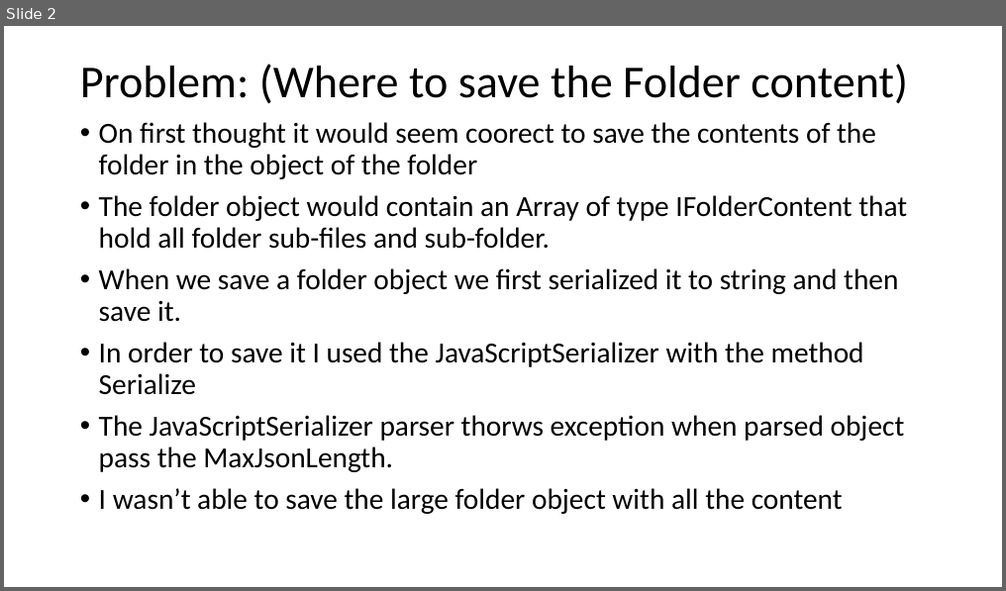
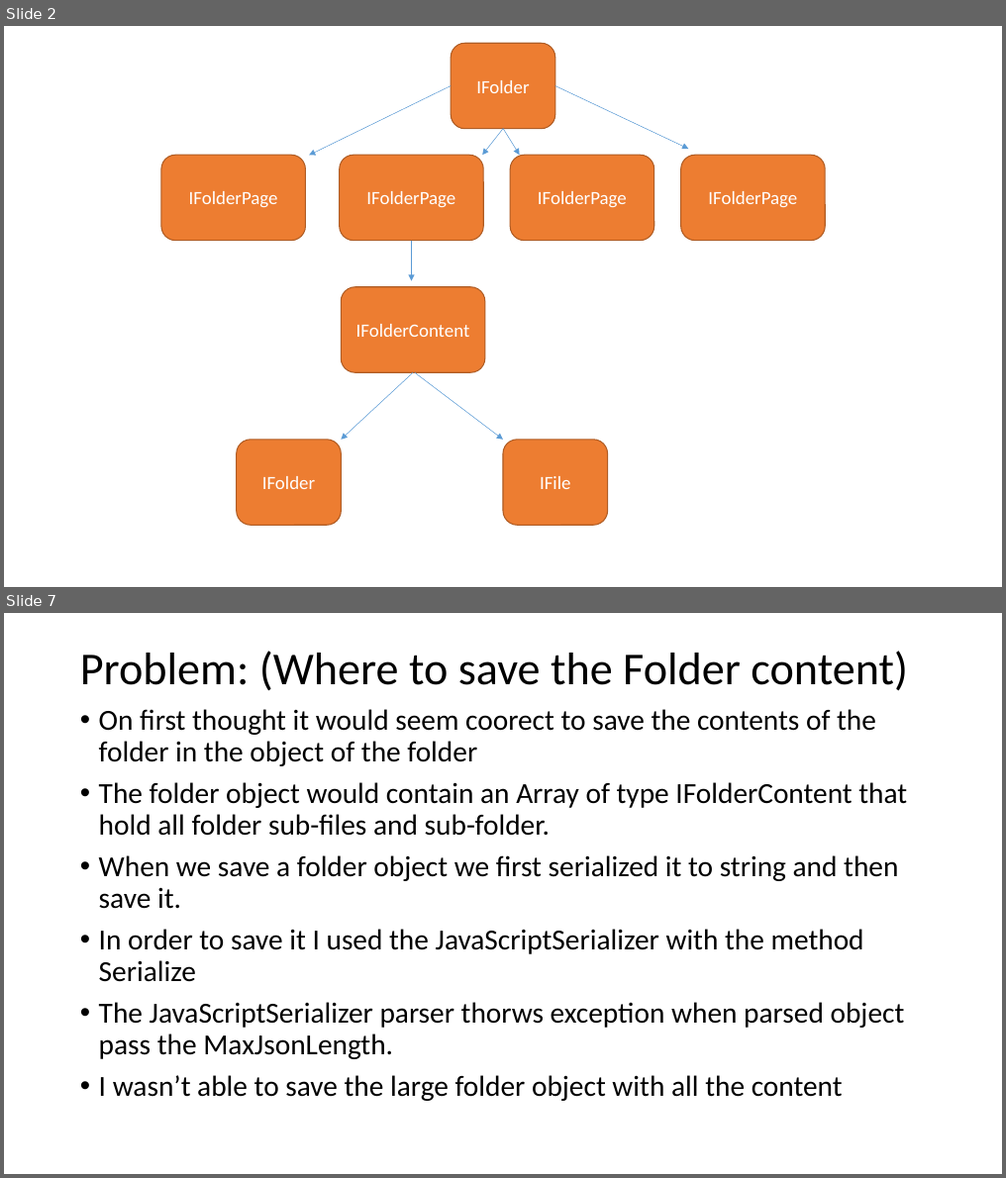
Before and after one commit to dvireich/CloudAppServer, a slide deck: Folder content manager design.pptx. Shown one above the other, each under a label of ours: slide 2 before the commit, slides 2 and 7 after it; the slides between them are not shown. The pictures are 1006x591 and 1006x1178 pixels, drawn with LibreOffice and Linux fonts; fonts in the diff are those of the drawing. Boxes give left, top, right and bottom in pixels: in the first picture for what was removed or moved away, otherwise in the second. Text is boxed around its words. In the diff, an @@ line names an element or a change of style, - is before the commit and + after.

```diff
--- a/Folder content manager design.pptx
+++ b/Folder content manager design.pptx
@@ slide 2 added at [4,26,1002,587], background #FFFFFF @@
@@ rounded rectangle added at [450,43,555,129], fill #ED7D31, outline #AF5C24 1 pt, 18 pt, text #FFFFFF @@
+IFolder
@@ arrow added from (450, 85) to (310, 156), #5B9BD5 0.5 pt @@
@@ arrow added from (555, 85) to (689, 149), #5B9BD5 0.5 pt @@
@@ arrow added from (503, 129) to (482, 155), #5B9BD5 0.5 pt @@
@@ arrow added from (503, 129) to (520, 155), #5B9BD5 0.5 pt @@
@@ rounded rectangle added at [161,155,306,240], fill #ED7D31, outline #AF5C24 1 pt, 18 pt, text #FFFFFF @@
+IFolderPage
@@ rounded rectangle added at [340,155,484,240], fill #ED7D31, outline #AF5C24 1 pt, 18 pt, text #FFFFFF @@
+IFolderPage
@@ rounded rectangle added at [510,155,654,240], fill #ED7D31, outline #AF5C24 1 pt, 18 pt, text #FFFFFF @@
+IFolderPage
@@ rounded rectangle added at [681,155,826,240], fill #ED7D31, outline #AF5C24 1 pt, 18 pt, text #FFFFFF @@
+IFolderPage
@@ arrow added from (411, 241) to (411, 281), #5B9BD5 0.5 pt @@
@@ rounded rectangle added at [341,287,485,372], fill #ED7D31, outline #AF5C24 1 pt, 18 pt, text #FFFFFF @@
+IFolderContent
@@ arrow added from (413, 372) to (341, 440), #5B9BD5 0.5 pt @@
@@ arrow added from (415, 372) to (503, 440), #5B9BD5 0.5 pt @@
@@ rounded rectangle added at [236,440,341,525], fill #ED7D31, outline #AF5C24 1 pt, 18 pt, text #FFFFFF @@
+IFolder
@@ rounded rectangle added at [503,440,608,525], fill #ED7D31, outline #AF5C24 1 pt, 18 pt, text #FFFFFF @@
+IFile
@@ what was slide 2 is now slide 7 @@
```
Also in this commit, not shown: 1 slide changed, 4 other slides added.
